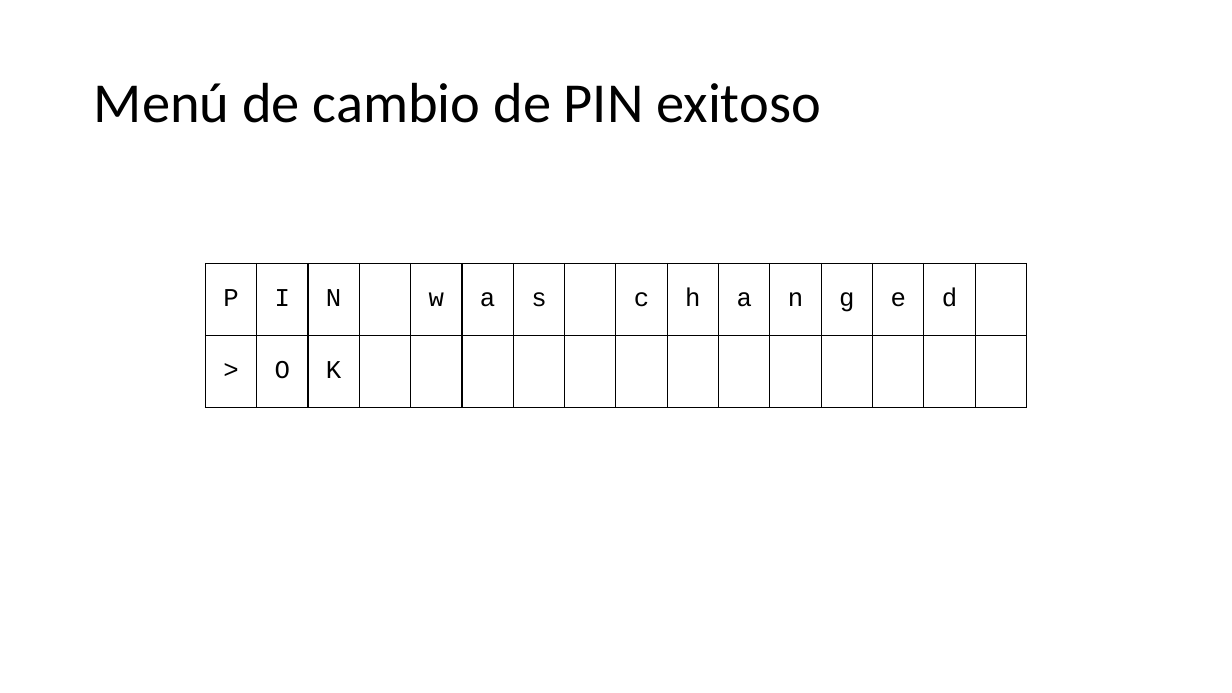
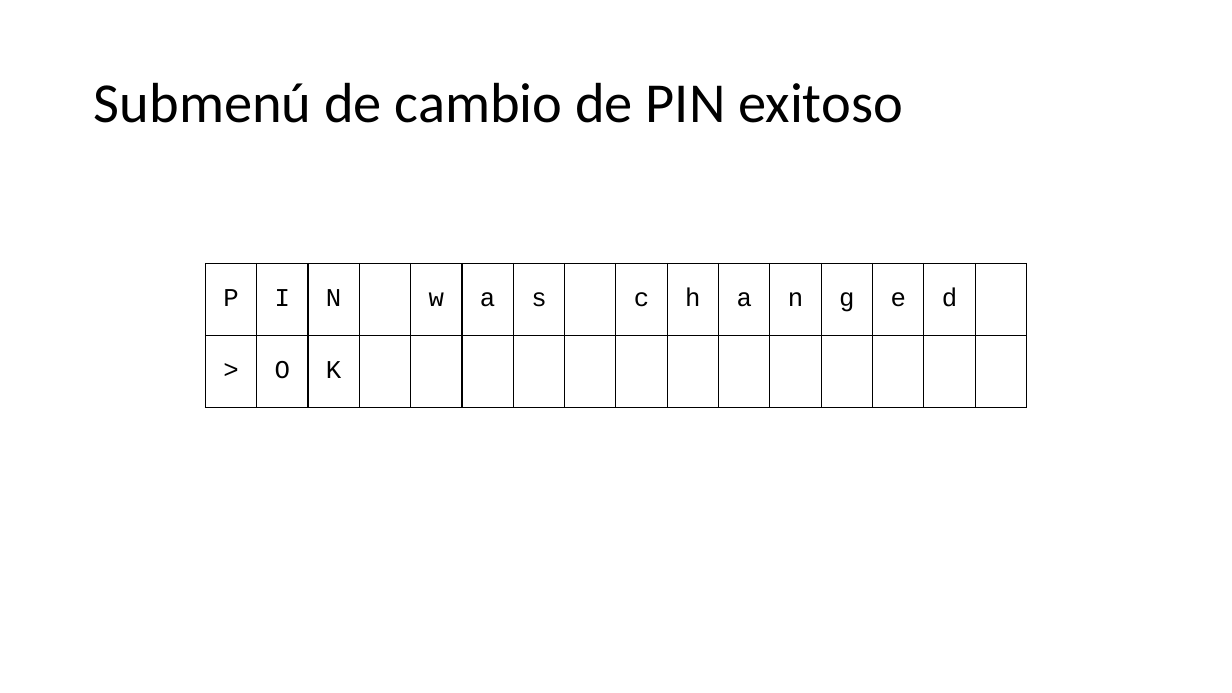
Before and after one commit to JaviHorta/firmware, a slide deck: slide 5 of menus sistema de alarma.pptx (slide 4 before the commit). Drawn at 1232x693 pixels with LibreOffice and Linux fonts; fonts in the diff are those of the drawing. Boxes give left, top, right and bottom in pixels: in the first picture for what was removed or moved away, otherwise in the second. Text is boxed around its words. In the diff, an @@ line names an element or a change of style, - is before the commit and + after.

```diff
--- a/menus sistema de alarma.pptx
+++ b/menus sistema de alarma.pptx
@@ title at bbox=[94, 82, 903, 123]: text changed @@
-Menú de cambio de PIN exitoso
+Submenú de cambio de PIN exitoso
```
Also in this commit, not shown: 11 other slides changed, 1 slide added, 2 other files.
